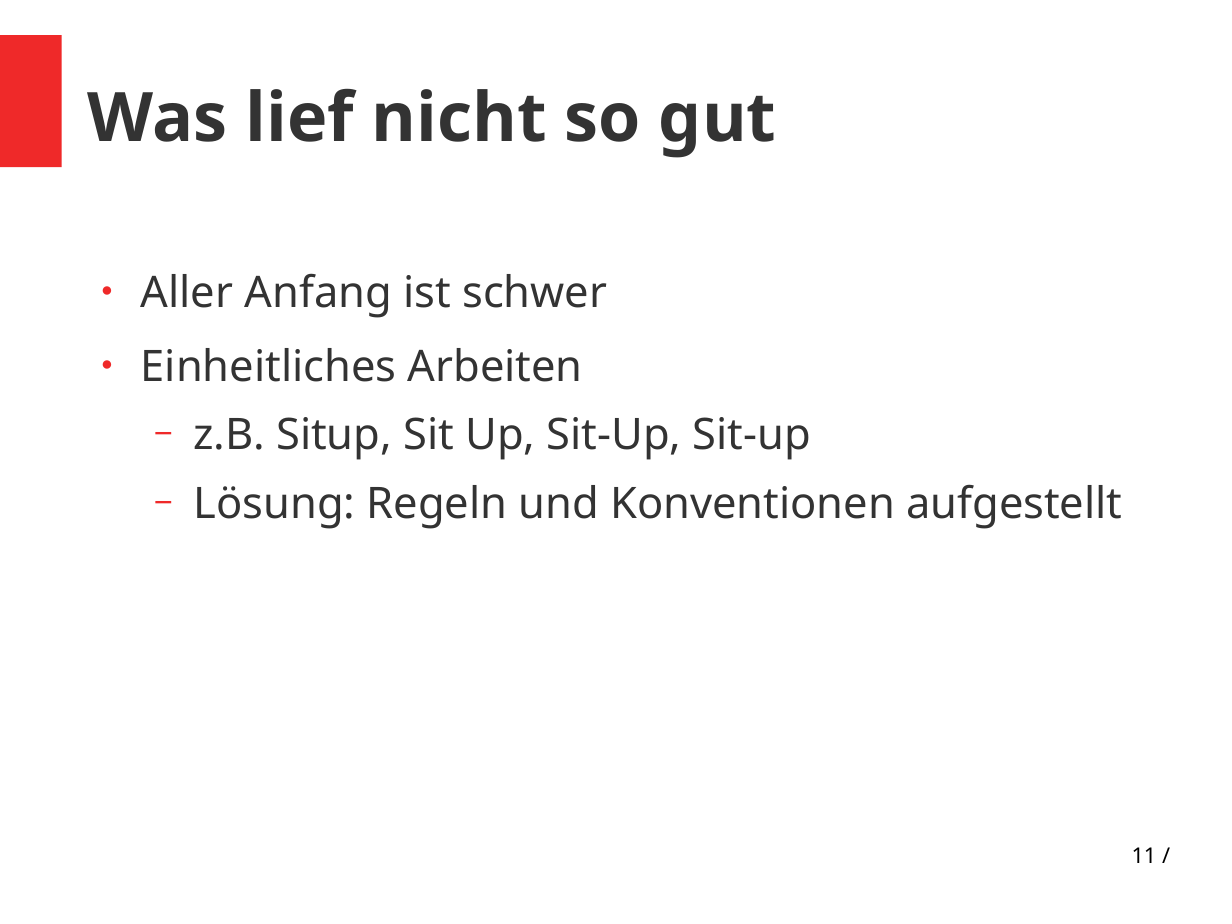
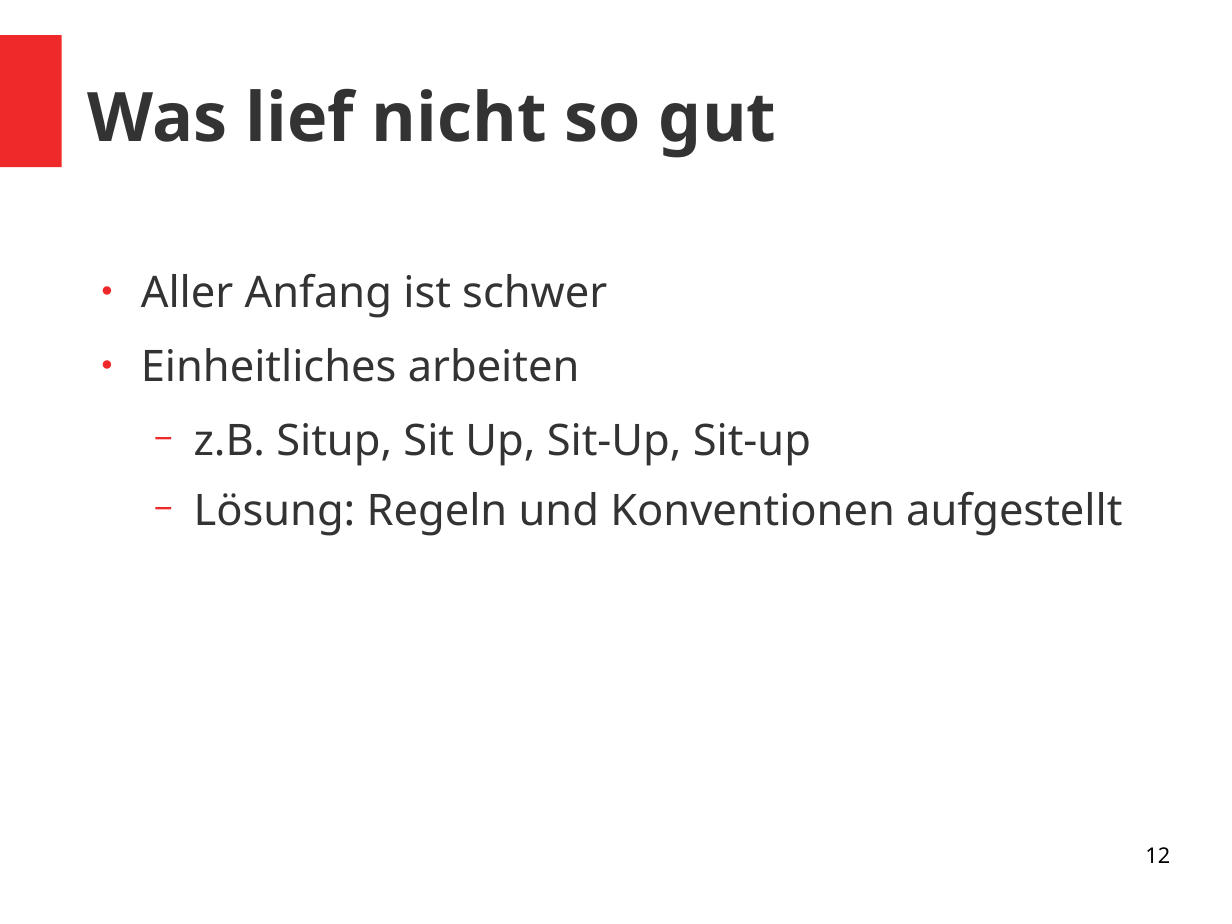
Before and after one commit to vlle1/dokumente-earablesKIT, a slide deck: slide 12 of Abschlusspräsi/Abschlusspräsi.odp (slide 11 before the commit). Drawn at 1232x924 pixels with LibreOffice and Linux fonts; fonts in the diff are those of the drawing. Boxes give left, top, right and bottom in pixels: in the first picture for what was removed or moved away, otherwise in the second. Text is boxed around its words. In the diff, an @@ line names an element or a change of style, - is before the commit and + after.

```diff
--- a/Abschlusspräsi/Abschlusspräsi.odp
+++ b/Abschlusspräsi/Abschlusspräsi.odp
@@ text at (141, 273, 1122, 536): indent changed; line spacing 0.9 to 1; less space between paragraphs @@
@@ text at (141, 348, 580, 382): text changed @@
-● Einheitliches Arbeiten
+● Einheitliches arbeiten
@@ page number at (1145, 847, 1170, 863): text changed @@
-11 /
+12
```
Also in this commit, not shown: 8 other slides changed, 6 slides added, 4 slides removed, 3 other files.
